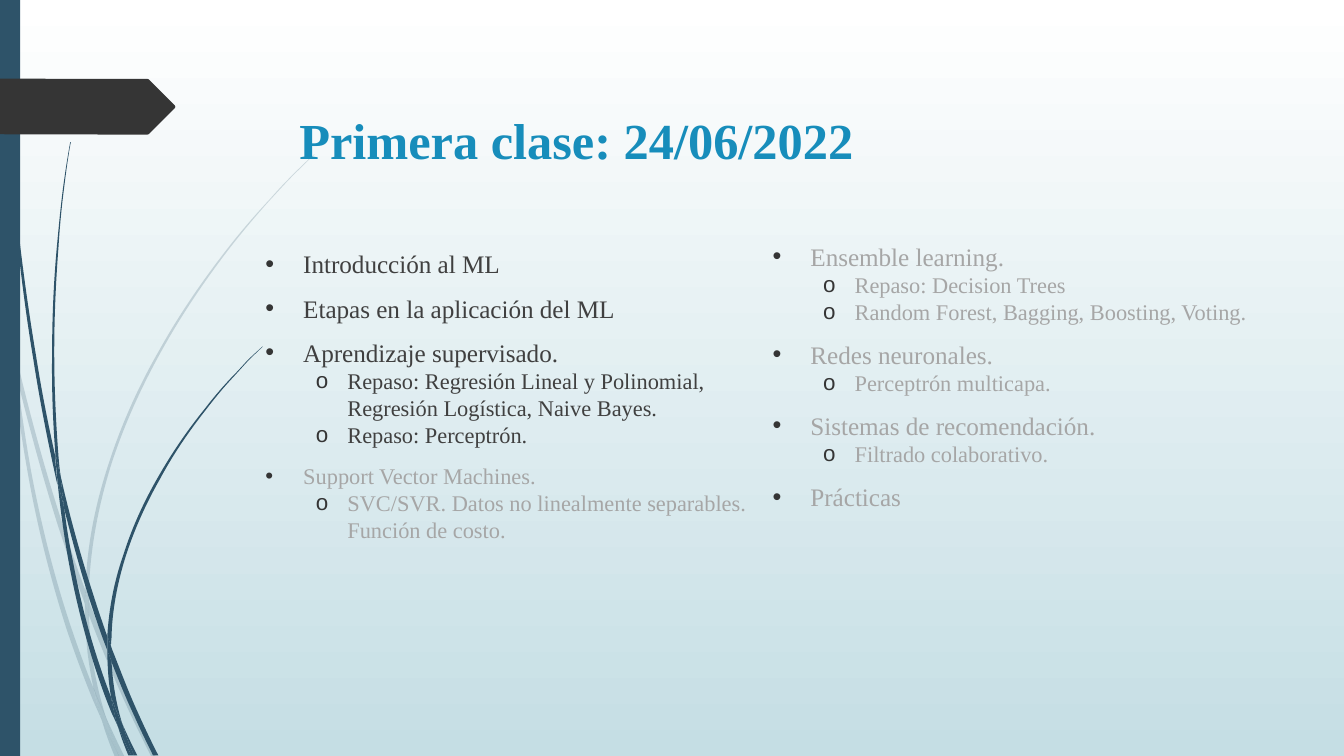
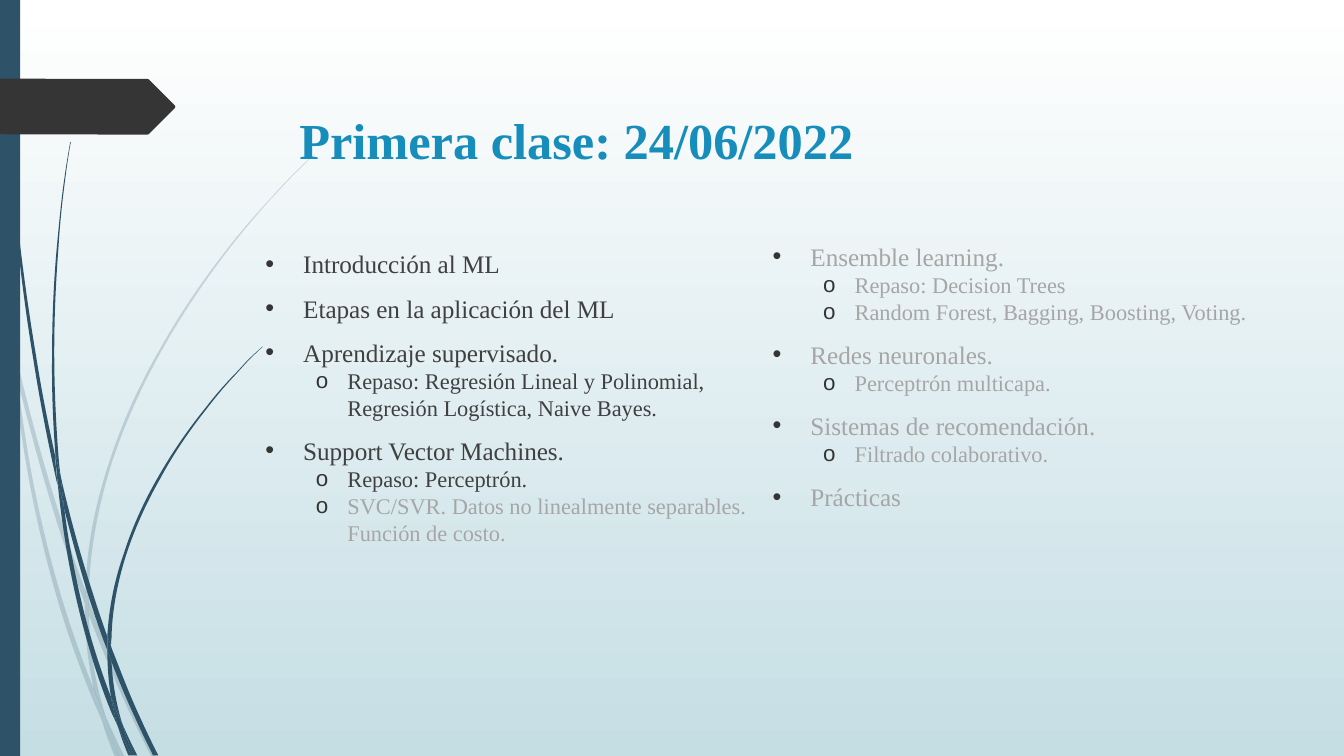
Before and after one commit to DiploDatos/AprendizajeSupervisado, a slide deck: slide 4 of Teórico/Aprendizaje Supervisado - Clase I.ppsx. Drawn at 1344x756 pixels with LibreOffice and Linux fonts; fonts in the diff are those of the drawing. Boxes give left, top, right and bottom in pixels: in the first picture for what was removed or moved away, otherwise in the second. Text is boxed around its words. In the diff, an @@ line names an element or a change of style, - is before the commit and + after.

```diff
--- a/Teórico/Aprendizaje Supervisado - Clase I.ppsx
+++ b/Teórico/Aprendizaje Supervisado - Clase I.ppsx
@@ text at (303, 442, 564, 466): paragraph added @@
+• Support Vector Machines.
@@ text at (303, 469, 535, 489): paragraph removed @@
-• Support Vector Machines.
```
Also in this commit, not shown: 14 other slides changed.
